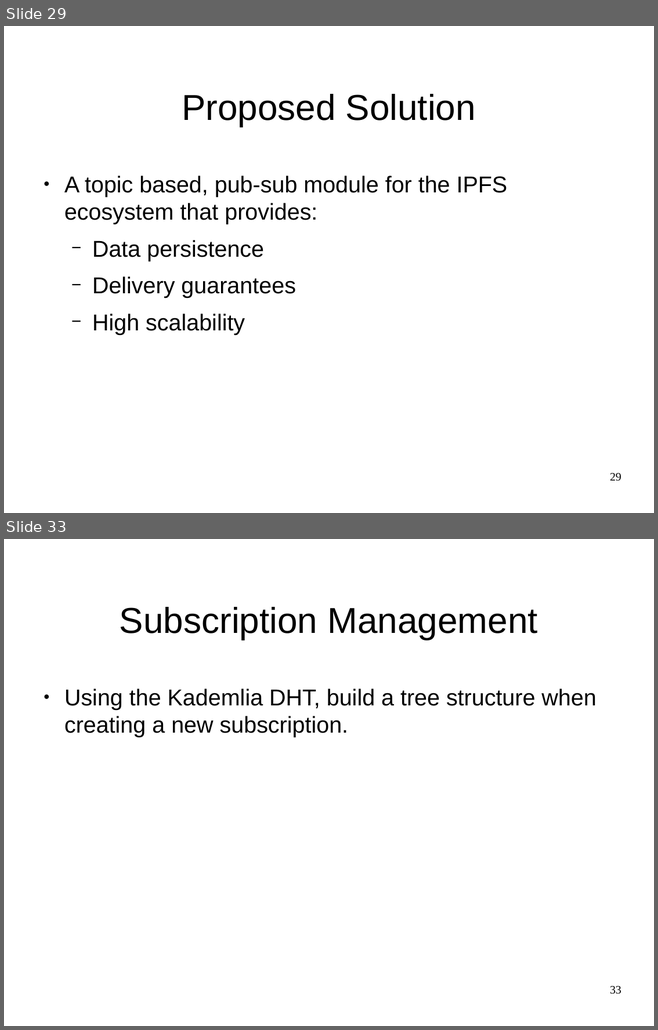
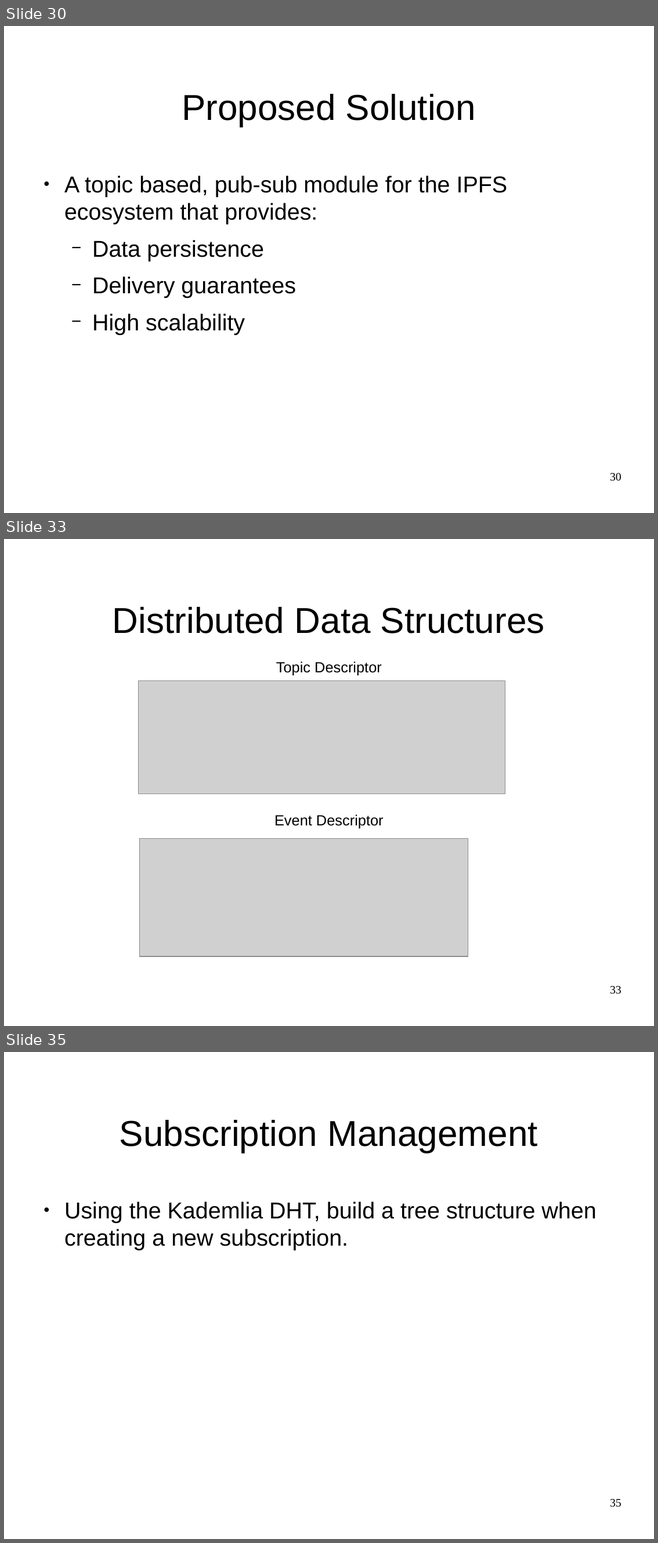
Before and after one commit to JGAntunes/pulsarcast, a slide deck: project-report/presentation.odp. Shown one above the other, each under a label of ours: slides 29 and 33 before the commit, slides 30, 33 and 35 after it; the slides between them are not shown. The pictures are 658x1030 and 658x1543 pixels, drawn with LibreOffice and Linux fonts; fonts in the diff are those of the drawing; grey boxes stand for pictures; background and template pictures are left out. Boxes give left, top, right and bottom in pixels: in the first picture for what was removed or moved away, otherwise in the second. Text is boxed around its words. In the diff, an @@ line names an element or a change of style, - is before the commit and + after.

```diff
--- a/project-report/presentation.odp
+++ b/project-report/presentation.odp
@@ slide 33 added at <box>4,539,654,1026</box>, background #FFFFFF @@
@@ title added at <box>112,607,545,634</box>, 44 pt, text #000000 @@
+Distributed Data Structures
@@ text added at <box>276,661,382,675</box>, 18 pt, text #000000 @@
+Topic Descriptor
@@ picture added at <box>139,681,505,794</box> @@
@@ text added at <box>274,815,383,828</box>, 18 pt, text #000000 @@
+Event Descriptor
@@ picture added at <box>140,839,469,957</box> @@
@@ page number added at <box>610,986,621,994</box>, 14 pt, text #000000 @@
+33
@@ what was slide 29 is now slide 30 @@
@@ page number at <box>610,473,621,481</box>: text changed @@
-29
+30
@@ what was slide 33 is now slide 35 @@
@@ page number at <box>610,1499,621,1507</box>: text changed @@
-33
+35
```
Also in this commit, not shown: 11 slides changed, 2 other slides added, 1 slide removed, 1 other file.
